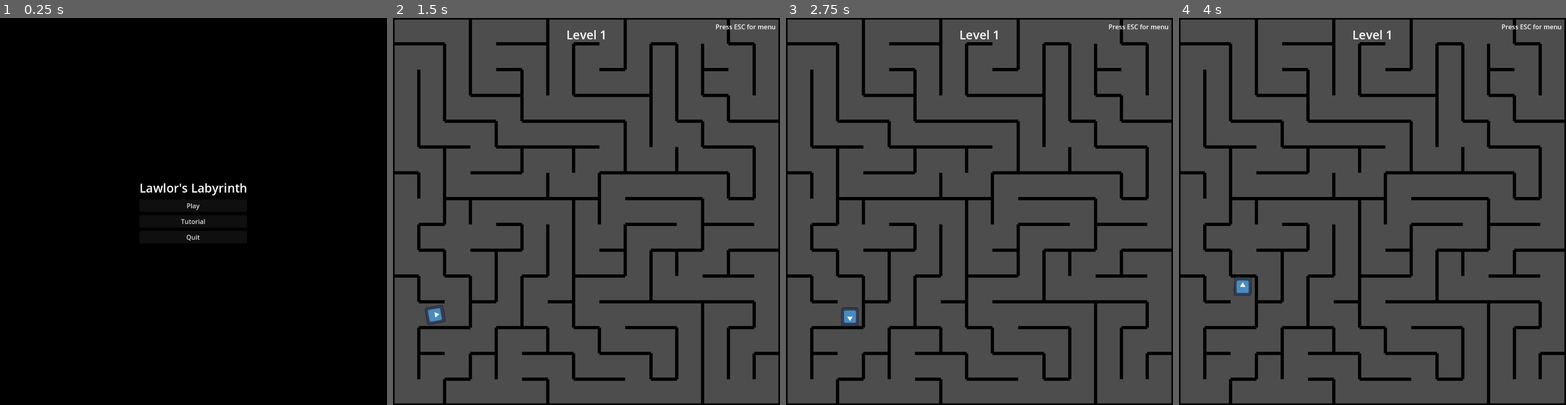
Above: before the commit, frames 1-4 (left to right).
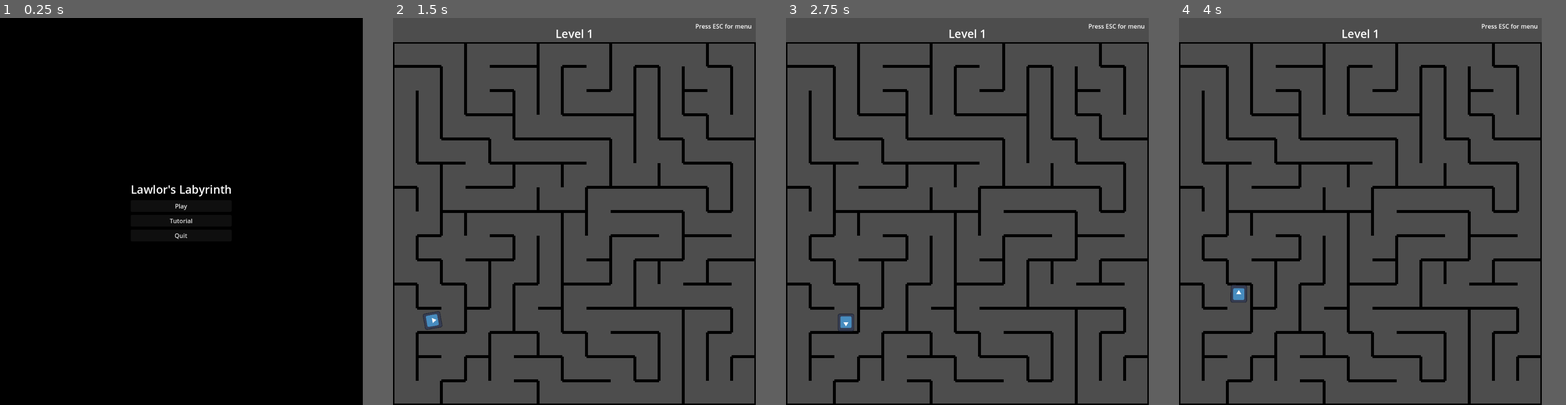
Above: after the commit, the same moments.

Repository: gkim14/CS471_LawlorsLabyrinth
Game: Godot game, scene res://scenes/StartScreen.tscn
The game is run twice, just before and just after one commit, with the same random seed, the same clock (stepped at 60 frames per second) and the same inputs. The engine's default icon, where the game draws it, is replaced by a stand-in: a white triangle on a blue panel in a dark square.
Inputs:
- Up to frame 1 (0.25 s): no input
- Up to frame 2 (1.5 s): click "Play" at 0.5 s; tap Enter at 1.25 s; hold D (right) from 1.28 s (still down)
- Up to frame 3 (2.75 s): tap Space at 2 s; release D (right) at 2.03 s; hold S (down) from 2.03 s (still down)
- Up to frame 4 (4 s): tap Enter at 2.75 s; release S (down) at 2.78 s; hold D (right) 2.78-3.53 s; tap Space at 3.5 s; hold W (up) from 3.53 s (still down)
In our replay, the window is 800x800 before the commit and 750x800 after it. These sizes can differ from the game's own. Grey fills any space a smaller window leaves; there, only what the larger window draws over its background counts as a difference.

The runs differ from the first frame. In frame 1, 0.6% of the frame differs, in the area x 34-64%, y 42-58%; in frame 2, 20%; in frame 3, 20%, in the area x 0-100%, y 0-100%; in frame 4, 20%.

Commit message:
fixed ui being on maze

Diff:
--- a/project.godot
+++ b/project.godot
@@ -18,7 +18,7 @@
 [display]
 
 window/size/viewport_width=960
-window/size/viewport_height=960
+window/size/viewport_height=1024
 window/stretch/mode="viewport"
 
 [input]
--- a/scripts/MazeAddon.gd
+++ b/scripts/MazeAddon.gd
@@ -18,9 +18,9 @@
 	add_exit()
 
 func add_player():
-	var rd = rng.randi_range(0, 14)
+	var rd = rng.randi_range(1, 15)
 	Map.set_cell(Vector2i(0,rd), source_id, Vector2i(0,0), player_id)
 
 func add_exit():
-	var rd = rng.randi_range(0, 14)
+	var rd = rng.randi_range(1, 15)
 	Map.set_cell(Vector2i(14, rd), source_id, Vector2i(0,0), exit_id)
--- a/scripts/rd_maze.gd
+++ b/scripts/rd_maze.gd
@@ -62,12 +62,12 @@
 	# fill the map with solid tiles
 	Map.clear()
 	for x in range(width):
-		for y in range(height):
+		for y in range(1, height+1):
 			var pos = Vector2i(x, y)
 			unvisited.append(pos)
 			Map.set_cell(pos, source_id, atlus_coords[15])
 			wall_data[pos] = 15
-	var current = Vector2i(0, 0)
+	var current = Vector2i(0, 1)
 	unvisited.erase(current)
 	# execute recursive backtracker algorithm
 	while unvisited:
